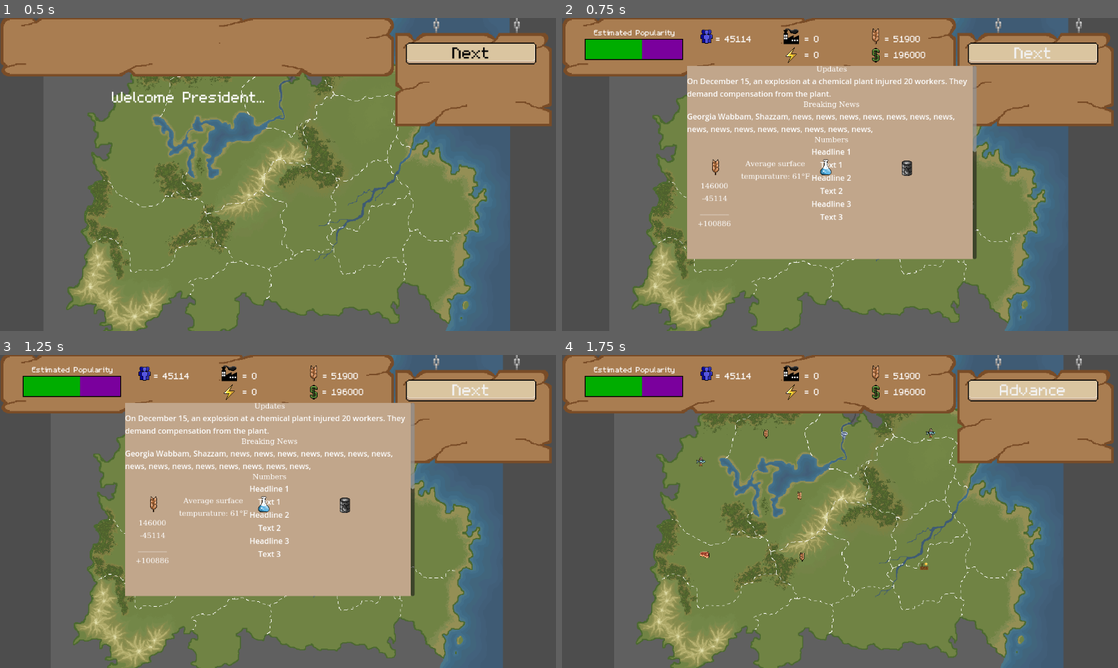
Above: before the commit, frames 1-4 (two rows, left to right).
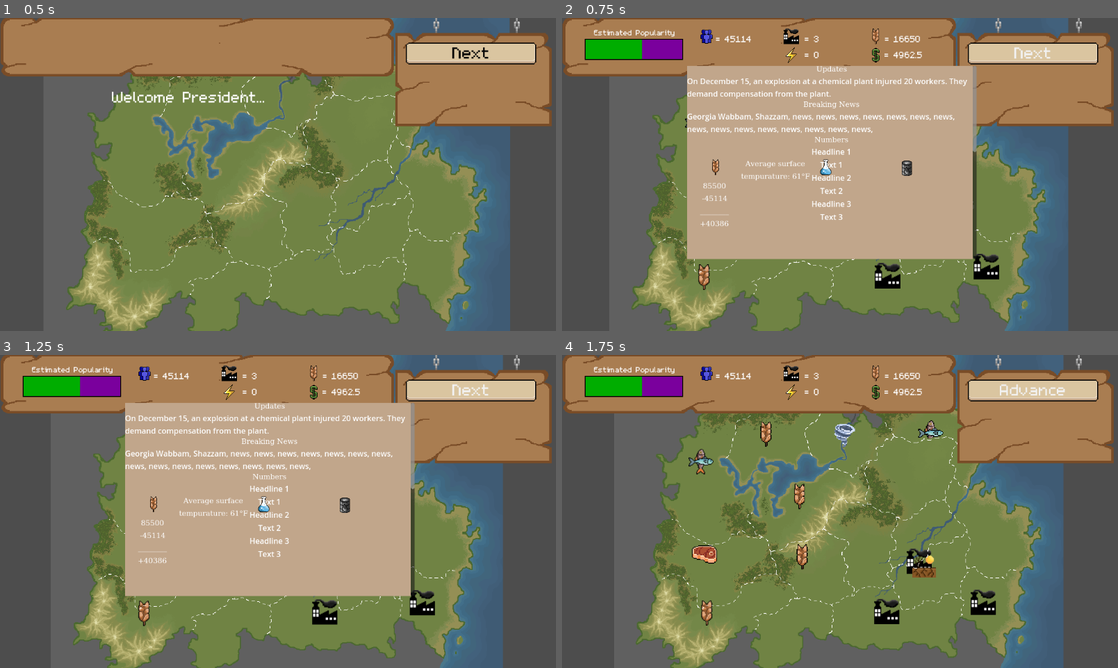
Above: after the commit, the same moments.

Repository: mccoogp/WeatherInc
Game: Godot game, scene res://world.tscn
Same seed, same stepped clock (60 frames per second), same inputs: the game is played once before the commit and once after it. The engine's default icon, where the game draws it, is replaced by a stand-in: a white triangle on a blue panel in a dark square.
Inputs:
- Up to frame 1 (0.5 s): no input
- Up to frame 2 (0.75 s): click "Next" at 0.5 s
- Up to frame 3 (1.25 s): no input
- Up to frame 4 (1.75 s): click "Next" at 1.25 s

Frame 1 is identical in both runs. In frame 2, 0.9% of the frame differs, in the area x 22-79%, y 5-87%; in frame 3, 0.9%; in frame 4, 2.2%.

Commit message:
balancing changes and display fixes
things are bigger and better now!

Diff:
--- a/district.gd
+++ b/district.gd
@@ -4,8 +4,8 @@
 @export var water = false
 @export var population = 1000
 @export var productivity = 1
-@export var tax = 1
-var newtax = 1
+@export var tax = 0.5
+var newtax = 0.5
 @export var popularity = 50
 var setup = 1
 @export var product = []
--- a/district.tscn
+++ b/district.tscn
@@ -16,8 +16,8 @@
 
 [node name="ProductionImage" type="Sprite2D" parent="."]
 position = Vector2(0.300001, 0.309999)
-scale = Vector2(0.0118939, 0.011857)
+scale = Vector2(0.032, 0.032)
 
 [node name="Disaster" type="Sprite2D" parent="."]
 position = Vector2(0.5, 0.5)
-scale = Vector2(0.01, 0.01)
+scale = Vector2(0.03, 0.03)
--- a/world.gd
+++ b/world.gd
@@ -14,8 +14,8 @@
 var tech_modifier = 1.0
 
 var phase = 3
-var food = 10000
-var money = 50000
+var food = 0
+var money = 0
 var temp = 60
 var year = 1
 var factories = 0
@@ -196,16 +196,25 @@
 									$TopBar/LeftMenu/Industry/Label3.text += "
 									No available space"
 									$TopBar/LeftMenu.extras[0] += 1
+
+
 								if posprod[curprod] == "fish":
 									$TopBar/LeftMenu/Industry/Label3.text += "
 									Requires: Water access"
-									if districts[zoom].water == true:
+									$TopBar/LeftMenu/Industry/Label3.text += "
+									Cost: $12,000"
+									$TopBar/LeftMenu/Industry/Label3.text += "
+									Requires: 1 factory"
+									if money >= 12000 and districts[zoom].water == true and factories > 0:
 										$TopBar/LeftMenu/Industry/Label2.text = "Reuirements met"
 										$TopBar/LeftMenu/Industry/Label2.get_label_settings().font_color = Color.GREEN
 									else:
 										$TopBar/LeftMenu/Industry/Label2.text = "Reuirements not met"
 										$TopBar/LeftMenu/Industry/Label2.get_label_settings().font_color = Color.RED
 									$TopBar/LeftMenu.extras[0] += 2
+									$TopBar/LeftMenu.extras[0] += 3
+
+
 								elif posprod[curprod] == "factory":
 									$TopBar/LeftMenu/Industry/Label3.text += "
 									Cost: $100,000"
@@ -216,21 +225,56 @@
 										$TopBar/LeftMenu/Industry/Label2.text = "Reuirements not met"
 										$TopBar/LeftMenu/Industry/Label2.get_label_settings().font_color = Color.RED
 									$TopBar/LeftMenu.extras[0] += 2
+
+
 								elif posprod[curprod] == "oil":
 									$TopBar/LeftMenu/Industry/Label3.text += "
-									Requires: 1 factory"
+									Requires: 2 factory"
 									$TopBar/LeftMenu.extras[0] += 2
-									if factories >= 1:
+									$TopBar/LeftMenu/Industry/Label3.text += "
+									Cost: $100,000"
+									if money >= 100000 and factories >= 1:
 										$TopBar/LeftMenu/Industry/Label2.text = "Reuirements met"
 										$TopBar/LeftMenu/Industry/Label2.get_label_settings().font_color = Color.GREEN
 									else:
 										$TopBar/LeftMenu/Industry/Label2.text = "Reuirements not met"
 										$TopBar/LeftMenu/Industry/Label2.get_label_settings().font_color = Color.RED
+									$TopBar/LeftMenu.extras[0] += 2
+
+
+								elif posprod[curprod] == "grain":
+									$TopBar/LeftMenu/Industry/Label3.text += "
+									Cost: $5,000"
+									$TopBar/LeftMenu/Industry/Label3.text += "
+									Requires: 1 factory"
+									if money >= 5000 and factories > 0:
+										$TopBar/LeftMenu/Industry/Label2.text = "Reuirements met"
+										$TopBar/LeftMenu/Industry/Label2.get_label_settings().font_color = Color.GREEN
+									else:
+										$TopBar/LeftMenu/Industry/Label2.text = "Reuirements not met"
+										$TopBar/LeftMenu/Industry/Label2.get_label_settings().font_color = Color.RED
+									$TopBar/LeftMenu.extras[0] += 3
+
+
+								elif posprod[curprod] == "meat":
+									$TopBar/LeftMenu/Industry/Label3.text += "
+									Cost: $20,000"
+									$TopBar/LeftMenu/Industry/Label3.text += "
+									Requires: 1 factory"
+									if money >= 20000 and factories > 0:
+										$TopBar/LeftMenu/Industry/Label2.text = "Reuirements met"
+										$TopBar/LeftMenu/Industry/Label2.get_label_settings().font_color = Color.GREEN
+									else:
+										$TopBar/LeftMenu/Industry/Label2.text = "Reuirements not met"
+										$TopBar/LeftMenu/Industry/Label2.get_label_settings().font_color = Color.RED
+									$TopBar/LeftMenu.extras[0] += 3
+
+
 								elif posprod[curprod] == "research":
 									$TopBar/LeftMenu/Industry/Label3.text += "
-									Cost: $500,000
-									Requires 1 factory"
-									if money >= 500000 and factories >= 1:
+									Cost: $300,000
+									Requires 2 factory"
+									if money >= 300000 and factories >= 2:
 										$TopBar/LeftMenu/Industry/Label2.text = "Reuirements met"
 										$TopBar/LeftMenu/Industry/Label2.get_label_settings().font_color = Color.GREEN
 									else:
@@ -257,11 +301,6 @@
 									checkprod = true
 									$TopBar/LeftMenu.extras[0] += 1
 								else:
-									districts[zoom].popularity *= randf_range(7.5,9.5)/10
-									districts[zoom].product.erase(posprod[curprod])
-									checkprod = false
-									$TopBar/LeftMenu/Industry/Label.text = "Industry:
-									" + posprod[curprod]
 									if len(districts[zoom].product) == 0:
 										$TopBar/LeftMenu/Industry/Label3.text += "
 										Press enter to confirm"
@@ -270,35 +309,117 @@
 										$TopBar/LeftMenu/Industry/Label3.text += "
 										No available space"
 										$TopBar/LeftMenu.extras[0] += 1
-									if posprod[curprod] == "factory":
+
+
+									if posprod[curprod] == "fish":
+										$TopBar/LeftMenu/Industry/Label3.text += "
+										Requires: Water access"
+										$TopBar/LeftMenu/Industry/Label3.text += "
+										Cost: $12,000"
+										$TopBar/LeftMenu/Industry/Label3.text += "
+										Requires: 1 factory"
+										if money >= 12000 and districts[zoom].water == true and factories > 0:
+											$TopBar/LeftMenu/Industry/Label2.text = "Reuirements met"
+											$TopBar/LeftMenu/Industry/Label2.get_label_settings().font_color = Color.GREEN
+										else:
+											$TopBar/LeftMenu/Industry/Label2.text = "Reuirements not met"
+											$TopBar/LeftMenu/Industry/Label2.get_label_settings().font_color = Color.RED
+										$TopBar/LeftMenu.extras[0] += 2
+										$TopBar/LeftMenu.extras[0] += 3
+
+
+									elif posprod[curprod] == "factory":
 										$TopBar/LeftMenu/Industry/Label3.text += "
 										Cost: $100,000"
-										$TopBar/LeftMenu.extras[0] += 1
-
-									if posprod[curprod] == "oil":
+										if money >= 100000:
+											$TopBar/LeftMenu/Industry/Label2.text = "Reuirements met"
+											$TopBar/LeftMenu/Industry/Label2.get_label_settings().font_color = Color.GREEN
+										else:
+											$TopBar/LeftMenu/Industry/Label2.text = "Reuirements not met"
+											$TopBar/LeftMenu/Industry/Label2.get_label_settings().font_color = Color.RED
+										$TopBar/LeftMenu.extras[0] += 2
+
+
+									elif posprod[curprod] == "oil":
+										$TopBar/LeftMenu/Industry/Label3.text += "
+										Requires: 2 factory"
+										$TopBar/LeftMenu.extras[0] += 2
+										$TopBar/LeftMenu/Industry/Label3.text += "
+										Cost: $100,000"
+										if money >= 100000 and factories >= 1:
+											$TopBar/LeftMenu/Industry/Label2.text = "Reuirements met"
+											$TopBar/LeftMenu/Industry/Label2.get_label_settings().font_color = Color.GREEN
+										else:
+											$TopBar/LeftMenu/Industry/Label2.text = "Reuirements not met"
+											$TopBar/LeftMenu/Industry/Label2.get_label_settings().font_color = Color.RED
+										$TopBar/LeftMenu.extras[0] += 2
+
+
+									elif posprod[curprod] == "grain":
+										$TopBar/LeftMenu/Industry/Label3.text += "
+										Cost: $5,000"
 										$TopBar/LeftMenu/Industry/Label3.text += "
 										Requires: 1 factory"
-										$TopBar/LeftMenu.extras[0] += 1
-									if posprod[curprod] == "research":
-										$TopBar/LeftMenu/Industry/Label3.text += "
-										Cost: $500,000
+										if money >= 5000 and factories > 0:
+											$TopBar/LeftMenu/Industry/Label2.text = "Reuirements met"
+											$TopBar/LeftMenu/Industry/Label2.get_label_settings().font_color = Color.GREEN
+										else:
+											$TopBar/LeftMenu/Industry/Label2.text = "Reuirements not met"
+											$TopBar/LeftMenu/Industry/Label2.get_label_settings().font_color = Color.RED
+										$TopBar/LeftMenu.extras[0] += 3
+
+
+									elif posprod[curprod] == "meat":
+										$TopBar/LeftMenu/Industry/Label3.text += "
+										Cost: $20,000"
+										$TopBar/LeftMenu/Industry/Label3.text += "
 										Requires: 1 factory"
-										$TopBar/LeftMenu.extras[0] += 2
+										if money >= 20000 and factories > 0:
+											$TopBar/LeftMenu/Industry/Label2.text = "Reuirements met"
+											$TopBar/LeftMenu/Industry/Label2.get_label_settings().font_color = Color.GREEN
+										else:
+											$TopBar/LeftMenu/Industry/Label2.text = "Reuirements not met"
+											$TopBar/LeftMenu/Industry/Label2.get_label_settings().font_color = Color.RED
+										$TopBar/LeftMenu.extras[0] += 3
+
+
+									elif posprod[curprod] == "research":
+										$TopBar/LeftMenu/Industry/Label3.text += "
+										Cost: $300,000
+										Requires 2 factory"
+										if money >= 300000 and factories >= 2:
+											$TopBar/LeftMenu/Industry/Label2.text = "Reuirements met"
+											$TopBar/LeftMenu/Industry/Label2.get_label_settings().font_color = Color.GREEN
+										else:
+											$TopBar/LeftMenu/Industry/Label2.text = "Reuirements not met"
+											$TopBar/LeftMenu/Industry/Label2.get_label_settings().font_color = Color.RED
+										$TopBar/LeftMenu.extras[0] += 3
+									else:
+										$TopBar/LeftMenu/Industry/Label2.text = ""
 
 						if Input.is_key_pressed(KEY_ENTER):
 							if len(districts[zoom].product) == 0:
 								var changed = false
 
-								if posprod[curprod] == "grain":
+								if posprod[curprod] == "grain" and money >= 5000 and factories > 0:
+									money -= 5000
+									factories -= 1
 									changed = true
 									districts[zoom].popularity += (100-districts[zoom].popularity)* randf_range(0,1)/10
-								if posprod[curprod] == "meat":
+
+								if posprod[curprod] == "meat" and factories > 0 and money >= 20000:
+									money -= 20000
+									factories -= 1
 									changed = true
 									districts[zoom].setup = 0
 									districts[zoom].popularity += (100-districts[zoom].popularity)* randf_range(0.5, 1.5)/10
-								if posprod[curprod] == "fish" and districts[zoom].water == true:
+
+								if posprod[curprod] == "fish" and districts[zoom].water == true and money >= 12000 and factories > 0:
+									factories -= 1
+									money-=12000
 									changed = true
 									districts[zoom].popularity *= randf_range(8.5,9.5)/10
+
 								if posprod[curprod] == "factory" and money >= 100000:
 									districts[zoom].setup = 0
 									money -= 100000
@@ -306,14 +427,17 @@
 									districts[zoom].popularity += (100-districts[zoom].popularity)* randf_range(1.5,3)/10
 									for dist in adjacents[zoom]:
 										districts[dist].popularity *=  randf_range(8,10)/10
-								if posprod[curprod] == "oil" and factories > 0:
+
+								if posprod[curprod] == "oil" and factories > 1 and money >= 100000:
 									districts[zoom].setup = 0
-									factories -= 1
+									money -= 100000
+									factories -= 2
 									changed = true
-								if posprod[curprod] == "research" and factories > 0 and money >= 500000:
+
+								if posprod[curprod] == "research" and factories > 1 and money >= 300000:
 									districts[zoom].setup = 0
-									factories -= 1
-									money -= 500000
+									factories -= 2
+									money -= 300000
 									changed = true
 
 								if changed == true:
@@ -556,34 +680,39 @@
 			#production
 			for district in 16:
 				if "oil" in districts[district].product:
-					energyprod +=  districts[district].productivity * districts[district].population * districts[district].setup * ind_modifier
+					energyprod +=  districts[district].population * districts[district].setup * ind_modifier * 0.1
+					money += energyprod * districts[district].tax
+					districts[district].setup = 1
 
 			for district in 16:
 				totalpop += districts[district].population
 				if "grain" in districts[district].product:
-					var district_foodprod = 3 * districts[district].productivity * districts[district].population
+					var district_foodprod = 1.5 * districts[district].population * food_modifier
 					foodprod += district_foodprod
-					money += district_foodprod * districts[district].tax
+					money += district_foodprod * districts[district].tax * 0.1
+
 				if "meat" in districts[district].product or "fish" in districts[district].product:
-					var district_foodprod = 5 * districts[district].productivity * districts[district].population * districts[district].setup
+					var district_foodprod = 3  * districts[district].population * districts[district].setup
 					foodprod += district_foodprod
-					money += district_foodprod * districts[district].tax
+					money += district_foodprod * districts[district].tax * 0.1
 					districts[district].setup = 1
+
 				if "factory" in districts[district].product:
 					factories += 1
 					activatefact = true
 					districts[district].setup = 1
-				if "oil" in districts[district].product:
-					districts[district].setup = 1
+					money += districts[district].population * districts[district].tax * 0.5
+
 				if "research" in districts[district].product:
 					districts[district].setup = 1
 					research += 1
+					money += districts[district].population * districts[district].tax * 0.25
 					activateresearch = true
 
 
-			food += foodprod * food_modifier
+			food += foodprod
 			if food >= totalpop * 1.2:
-				food -= totalpop *1.2
+				food -= totalpop * 1.2
 				for district in 16:
 					districts[district].population *= randf_range(100,110)/100
 					districts[district].popularity += (100-districts[district].popularity)* randf_range(0,1)/10
--- a/world.tscn
+++ b/world.tscn
@@ -225,6 +225,7 @@
 [node name="District12" parent="." instance=ExtResource("2_41llr")]
 position = Vector2(35.7143, 505.952)
 scale = Vector2(67, 67)
+product = ["grain"]
 center = Vector2(30, 470)
 zoom = 1.8
 image = ExtResource("15_h5cav")
@@ -239,6 +240,7 @@
 [node name="District14" parent="." instance=ExtResource("2_41llr")]
 position = Vector2(527.381, 502.381)
 scale = Vector2(67, 67)
+product = ["factory"]
 center = Vector2(530, 510)
 zoom = 2.5
 image = ExtResource("17_b736m")
@@ -246,6 +248,7 @@
 [node name="District15" parent="." instance=ExtResource("2_41llr")]
 position = Vector2(616.667, 365.476)
 scale = Vector2(67, 67)
+product = ["factory"]
 center = Vector2(675, 385)
 zoom = 2.7
 image = ExtResource("18_6jcjn")
@@ -254,6 +257,7 @@
 position = Vector2(791.667, 477.381)
 scale = Vector2(67, 67)
 water = true
+product = ["factory"]
 center = Vector2(840, 495)
 zoom = 2.5
 image = ExtResource("19_05ytu")
@@ -279,7 +283,7 @@
 scale = Vector2(1.34, 1.34)
 texture = ExtResource("16_dv0ow")
 script = ExtResource("17_uwtjx")
-extend = [NodePath("LeftMenuMiddle"), NodePath("LeftMenuMiddle2"), NodePath("LeftMenuMiddle3")]
+extend = [NodePath("LeftMenuMiddle"), NodePath("LeftMenuMiddle2"), NodePath("LeftMenuMiddle3"), NodePath("LeftMenuMiddle4")]
 
 [node name="LeftMenuBottom" type="Sprite2D" parent="TopBar/LeftMenu"]
 texture_filter = 1
@@ -302,6 +306,12 @@
 visible = false
 texture_filter = 1
 position = Vector2(-6, 79)
+texture = ExtResource("19_dcwrs")
+
+[node name="LeftMenuMiddle4" type="Sprite2D" parent="TopBar/LeftMenu"]
+visible = false
+texture_filter = 1
+position = Vector2(-6, 121)
 texture = ExtResource("19_dcwrs")
 
 [node name="Industry" type="Sprite2D" parent="TopBar/LeftMenu" node_paths=PackedStringArray("menu")]
